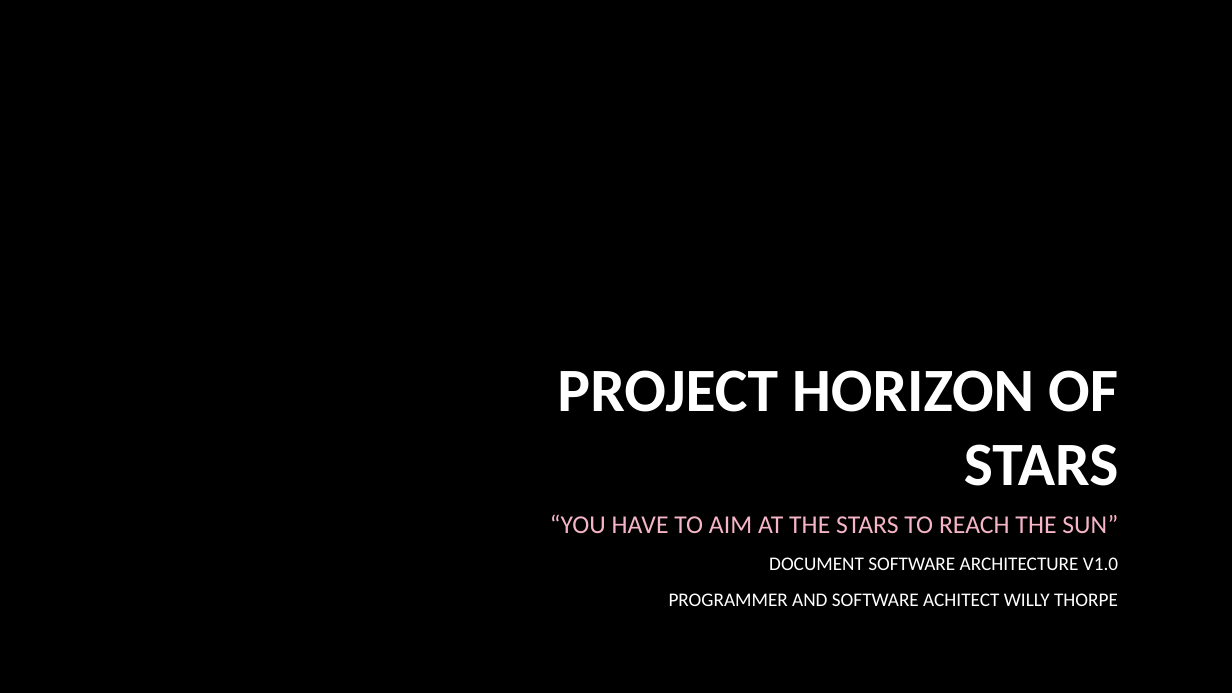
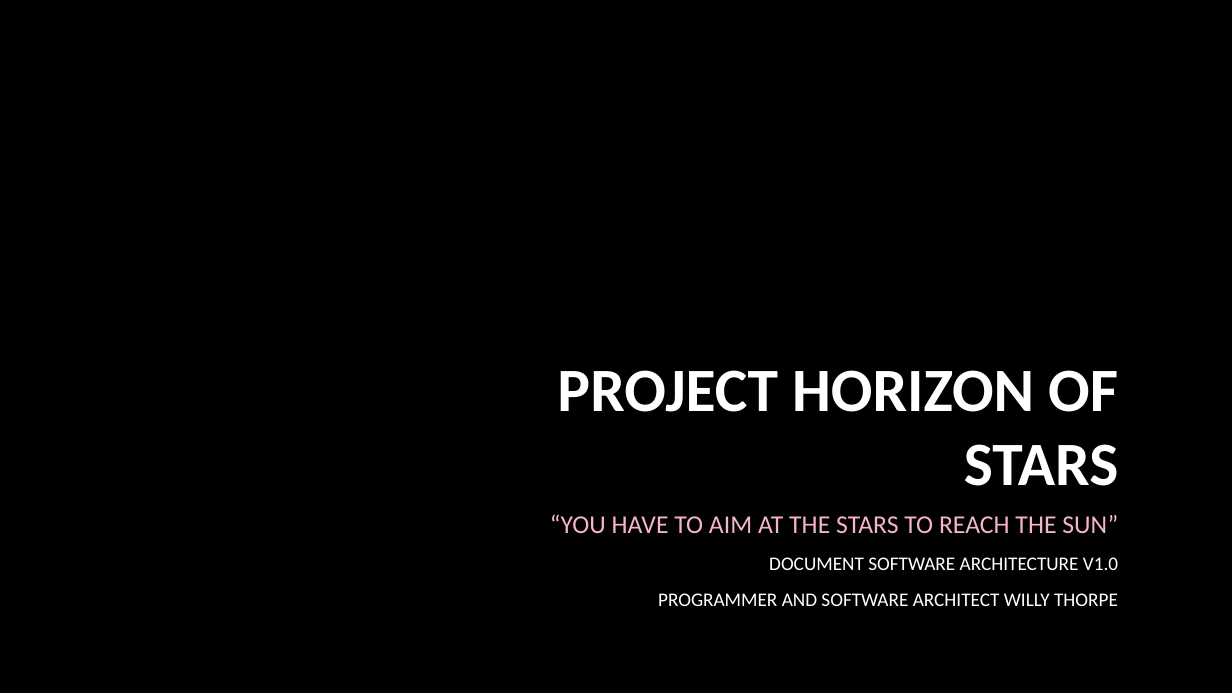
Before and after one commit to willythorpe/HorizonOfStars, a slide deck: slide 1 of PRESENTATIONS/PROJECT HORIZON OF STARS - PRESENTATION - SOFTWARE ARCHITECTURE v1.0.pptx. Drawn at 1232x693 pixels with LibreOffice and Linux fonts; fonts in the diff are those of the drawing; background and template pictures are left out. Boxes give left, top, right and bottom in pixels: in the first picture for what was removed or moved away, otherwise in the second. Text is boxed around its words. In the diff, an @@ line names an element or a change of style, - is before the commit and + after.

Commit message:
Improve the presentations
Improve the presentation PDF and PPT

```diff
--- a/PRESENTATIONS/PROJECT HORIZON OF STARS - PRESENTATION - SOFTWARE ARCHITECTURE v1.0.pptx
+++ b/PRESENTATIONS/PROJECT HORIZON OF STARS - PRESENTATION - SOFTWARE ARCHITECTURE v1.0.pptx
@@ subtitle at bbox=[658, 593, 1118, 606]: text changed @@
-PROGRAMMER AND SOFTWARE ACHITECT WILLY THORPE
+PROGRAMMER AND SOFTWARE ARCHITECT WILLY THORPE
```
Also in this commit, not shown: 1 other file.
